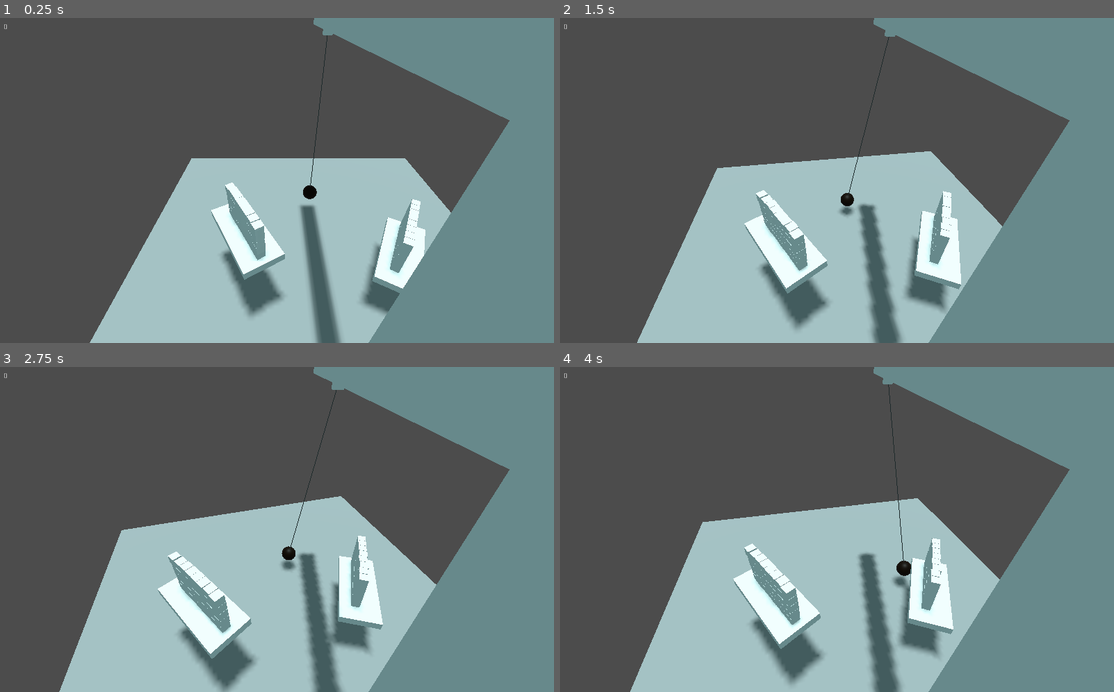
Above: before the commit, frames 1-4 (two rows, left to right).
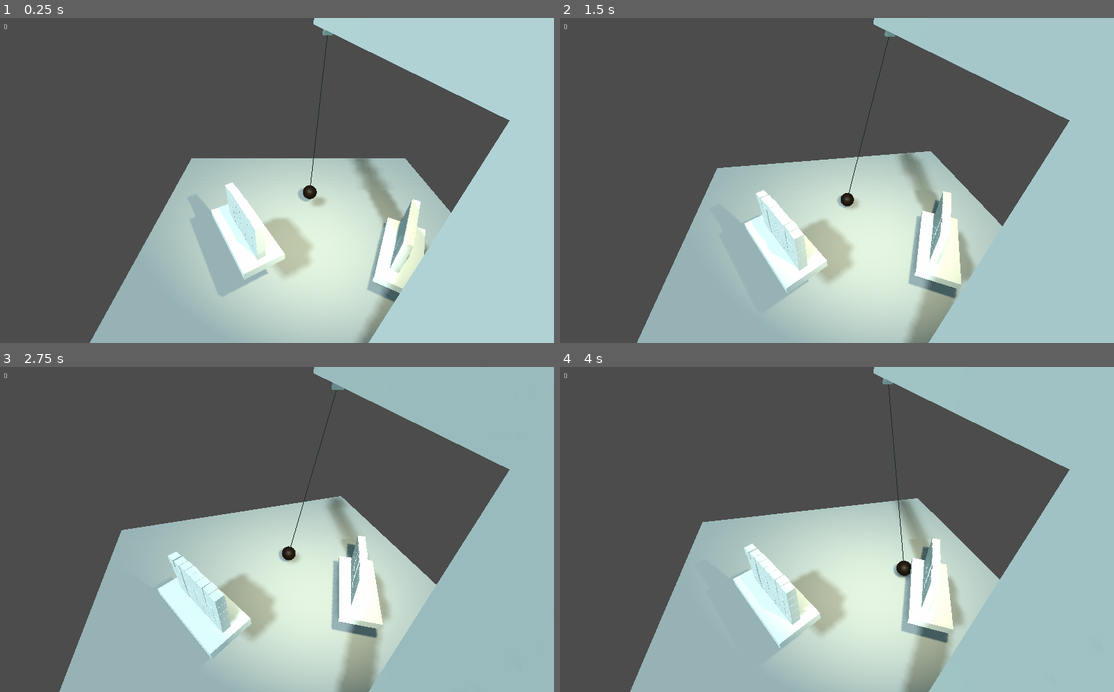
Above: after the commit, the same moments.

Repository: Aroweeri/Get-Rekt
Game: Godot game, scene res://level1.tscn
Same seed, same stepped clock (60 frames per second), same inputs: the game is played once before the commit and once after it.
Inputs (mouse positions are in pixels of both pictures, inside the frame that each line leads up to):
- Up to frame 1 (0.25 s): no input
- Up to frame 2 (1.5 s): move the mouse to (958, 164) at 0.52 s; press the mouse at (958, 164) at 0.53 s; hold E (rotate_right) 0.53-1.28 s; move the mouse to (726, 196) at 1.27 s; release the mouse at (726, 196) at 1.28 s; hold O (backward) from 1.28 s (still down); right-click (726, 196) at 1.35 s
- Up to frame 3 (2.75 s): move the mouse to (332, 458) at 2.02 s; release O (backward) at 2.03 s; press the mouse at (332, 458) at 2.03 s; hold E (rotate_right) from 2.03 s (still down)
- Up to frame 4 (4 s): move the mouse to (809, 594) at 2.77 s; release E (rotate_right) at 2.78 s; release the mouse at (809, 594) at 2.78 s; hold , (forward) 2.78-3.53 s; right-click (809, 594) at 2.85 s; move the mouse to (1003, 578) at 3.52 s; press the mouse at (1003, 578) at 3.53 s; hold A (rotate_left) from 3.53 s (still down)

The runs differ from the first frame. In frame 1, 36% of the frame differs, in the area x 38-100%, y 0-100%; in frame 2, 37%; in frame 3, 38%, in the area x 28-100%, y 0-100%; in frame 4, 37%.

Commit message:
Add spotlight to crane.

Diff:
--- a/crane.tscn
+++ b/crane.tscn
@@ -62,6 +62,13 @@
 transform = Transform( 0.6, 0, 0, 0, 7.08, 0, 0, 0, 0.6, 0, 0, 0 )
 shape = SubResource( 3 )
 
+[node name="SpotLight" type="SpotLight" parent="crane_origin/crane_arm"]
+transform = Transform( 0.707107, -6.18172e-08, 0.707107, -0.707107, 1.23197e-14, 0.707107, -4.37114e-08, -1, -4.37114e-08, -1.23827, 3.27241, 0 )
+light_color = Color( 1, 0.992157, 0.803922, 1 )
+light_energy = 3.0
+shadow_enabled = true
+spot_range = 25.9628
+
 [node name="chain_anchor" type="StaticBody" parent="crane_origin"]
 transform = Transform( 1, 0, 0, 0, 1, 0, 0, 0, 1, 12, 11.842, 0.145 )
 
--- a/level1.tscn
+++ b/level1.tscn
@@ -26,7 +26,7 @@
 script = ExtResource( 4 )
 
 [node name="DirectionalLight" type="DirectionalLight" parent="."]
-transform = Transform( 1, 0, 0, 0, -4.37114e-08, 1, 0, -1, -4.37114e-08, 0, 12.869, -6.35171 )
+transform = Transform( 0.865003, 0.199099, -0.460576, 0.501767, -0.343229, 0.793992, 0, -0.917907, -0.396796, 0, 12.869, -6.35171 )
 light_color = Color( 0.878431, 0.996078, 1, 1 )
 shadow_enabled = true
 
@@ -93,7 +93,6 @@
 shape = SubResource( 4 )
 
 [node name="platform" type="StaticBody" parent="target2"]
-transform = Transform( 1, 0, 0, 0, 1, 0, 0, 0, 1, 0, 0, 0 )
 
 [node name="MeshInstance" type="MeshInstance" parent="target2/platform"]
 transform = Transform( 2.17605, 0, 0, 0, 0.2, 0, 0, 0, 1, 0, 0, 0 )
